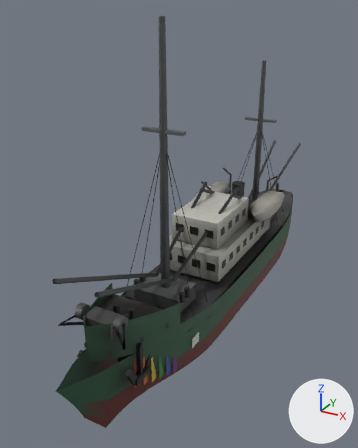
Before and after pictures for a commit that changed the glTF model models/item/Q627265/model_built.glb.
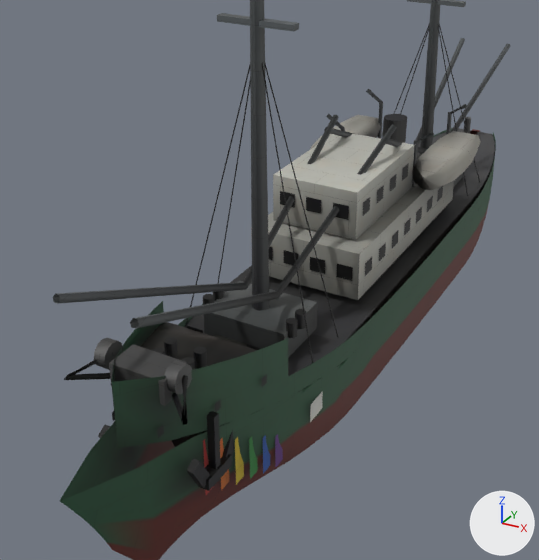
Old and new are each drawn whole from a camera (50 mm lens) standing at (17.6, -39.8, 27.9) and looking at (-2.0, -4.1, 10.1) and again close up on the part from 7% to 88% of the width and 27% to 95% of the height. The axes (+X, +Y, +Z) are drawn at lower right. The lights are the same throughout. The first two pictures are the older version. Where no turn or scale is listed for an object, it has been applied to the vertices. Vertices at exactly the same position are counted once.

Script lines for the objects in view, before the commit:
```python
me_main_0 = bpy.data.meshes.new('main_0')
me_main_0.from_pydata(...)  # 3286 vertices, 5536 faces; spans x -4.2..4.2, y -21.8..21.8, z -13.7..13.7
me_main_0.materials.append(mat_paint)
ob_main_0 = bpy.data.objects.new('main_0', me_main_0)
ob_main_0.location = (0.0, -1.22, 13.62)
```
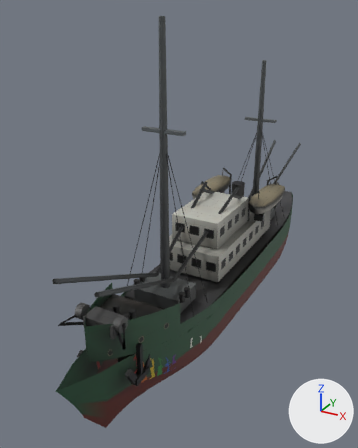
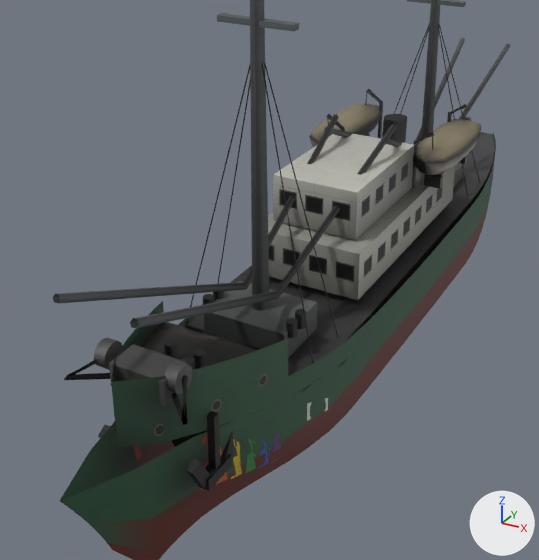
Boxes (x1, y1, x2, y2) around the edits, measured in the close-ups (539 x 560 px):
part 1 of me_main_0, added
    after: (424, 174, 443, 189)
part 2 of me_main_0, rebuilt
    before: (412, 131, 481, 190)
    after: (413, 119, 482, 175)
part 3 of me_main_0, rebuilt
    before: (310, 115, 383, 149)
    after: (309, 103, 382, 147)
part 4 of me_main_0, rebuilt (not visible before)
    after: (134, 445, 142, 461)
part 5 of me_main_0, rebuilt
    before: (203, 440, 214, 495)
    after: (201, 434, 209, 490)
part 6 of me_main_0, rebuilt (20% wider, 16% shorter)
    before: (235, 437, 244, 485)
    after: (231, 439, 242, 479)
part 7 of me_main_0, deleted
    before: (310, 391, 323, 422)
part 8 of me_main_0, cut back
    before: (112, 374, 283, 490)
    after: (154, 92, 466, 484)
part 9 of me_main_0, edited (looks the same)
    both: (97, 1, 467, 368)

Diff of the bpy script that builds the scene:
```diff
--- a/models/item/Q627265/model_built.glb.py
+++ b/models/item/Q627265/model_built.glb.py
@@ me_main_0 @@
 # used by ob_main_0; location = (0.0, -1.22, 13.62)
-me_main_0.from_pydata(...)  # 3286 vertices, 5536 faces; spans x -4.2..4.2, y -21.8..21.8, z -13.7..13.7
+me_main_0.from_pydata(...)  # 3980 vertices, 6528 faces; spans x -4.2..4.2, y -21.8..21.8, z -13.7..13.7
+# me_main_0 part 1: a new loose piece, a box spanning x 2.55..3.45, y 4.04..4.39, z -4.83..-4.21, in mat_paint
+# me_main_0 part 2: the loose piece of 70 vertices spanning x 1.7..4.2, y 2.6..9.8, z -5.0..-3.4 is rebuilt with 84 vertices and now spans x 1.7..4.2, y 2.6..9.8, z -4.2..-2.6
+# me_main_0 part 3: the loose piece of 70 vertices spanning x -4.2..-1.7, y 2.6..9.8, z -5.0..-3.4 is rebuilt with 84 vertices and now spans x -4.2..-1.7, y 2.6..9.8, z -4.2..-2.6
+# me_main_0 part 4: the loose piece of 4 vertices spanning x -1.8, y -16.1..-15.5, z -10.3..-7.7 is rebuilt with 24 vertices and now spans x -1.8..-1.5, y -16.1..-15.4, z -10.3..-7.4
+# me_main_0 part 5: the loose piece of 4 vertices spanning x 1.8, y -16.1..-15.5, z -10.3..-7.7 is rebuilt with 37 vertices and now spans x 1.5..1.8, y -16.1..-15.4, z -10.3..-7.4
+# me_main_0 part 6: the loose piece of 4 vertices spanning x 2.3, y -14.7..-14.1, z -10.7..-8.5 is rebuilt with 50 vertices and now spans x 1.9..2.3, y -14.7..-14.0, z -10.7..-8.4
+# me_main_0 part 7: the loose piece of 4 vertices spanning x 3.4, y -10.6..-9.0, z -10.0..-9.1 is deleted
+# me_main_0 part 8: 6 vertices moved from x -2.7..2.7, y -15.2..-13.0, z -10.5..-6.7 to x -2.7..2.7, y -15.2..-13.0, z -8.3..-6.7; 46 vertices removed from x -2.9..2.9, y -17.8..-12.0, z -11.2..-6.3; 504 vertices added at x -3.5..3.5, y -17.7..8.9, z -11.1..-1.7
+# me_main_0 part 9: 80 kept faces spanning x -3.1..3.1, y -17.3..17.8, z -12.6..3.5 get new vertex colours; the middle colour goes from dark grey #4a4d4f to dark grey #45484a
+# other edits to the shape of me_main_0 do not show in these pictures
 me_main_0.materials.append(mat_paint)
```
